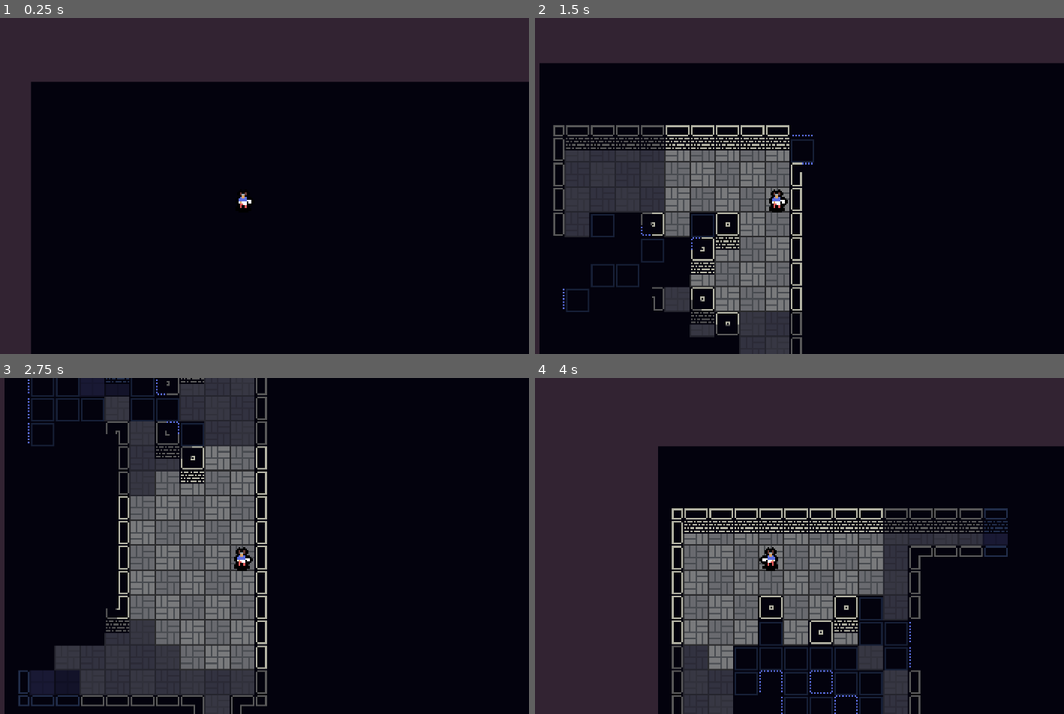
Above: before the commit, frames 1-4 (two rows, left to right).
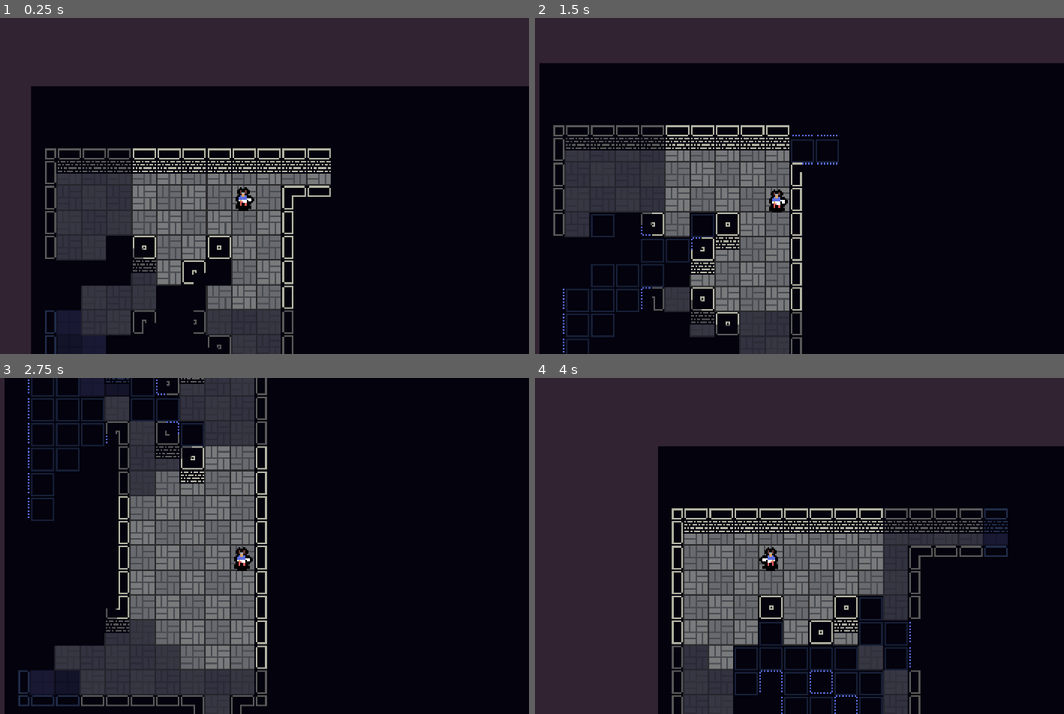
Above: after the commit, the same moments.

Repository: Basher006/path-of-rouge_godot
Game: Godot game, scene res://app/scenes/world.tscn
Two runs of this game, one before a commit and one after it. Both use one fixed random seed, a clock stepped at 60 frames per second and the inputs below. The project has no main scene, so this scene is started directly.
Inputs:
- Up to frame 1 (0.25 s): no input
- Up to frame 2 (1.5 s): hold Right (Right) 0.53-1.28 s; tap Enter at 1.25 s; hold Down (Down) from 1.28 s (still down)
- Up to frame 3 (2.75 s): release Down (Down) at 2.03 s; hold Right (Right) from 2.03 s (still down)
- Up to frame 4 (4 s): tap Space at 2.75 s; release Right (Right) at 2.78 s; hold Up (Up) 2.78-3.53 s; hold Left (Left) from 3.53 s (still down)

The runs differ from the first frame. In frame 1, 21% of the frame differs, in the area x 5-100%, y 18-100%; in frame 2, 0.6%; in frame 3, 0.5%; in frame 4, nothing differs.

Commit message:
fix player init

Diff:
--- a/app/scenes/world.tscn
+++ b/app/scenes/world.tscn
@@ -2,14 +2,15 @@
 
 [ext_resource type="Script" uid="uid://bimi6uxc8n3vh" path="res://app/scipts/TileMap/MapRenderer.gd" id="1_367eh"]
 [ext_resource type="Texture2D" uid="uid://b4fqiyyp0dclb" path="res://app/assets/sprites/player.png" id="1_aou6w"]
-[ext_resource type="Script" uid="uid://jt477i5f2ei4" path="res://app/scipts/world.gd" id="1_oqxhb"]
+[ext_resource type="Script" uid="uid://jt477i5f2ei4" path="res://app/scipts/World.gd" id="1_oqxhb"]
 [ext_resource type="TileSet" uid="uid://cxu7r1xpib04c" path="res://app/assets/FloorTileSet.tres" id="2_2xy6x"]
 [ext_resource type="TileSet" uid="uid://u4047s1arilt" path="res://app/assets/WallsTileSet.tres" id="3_oqxhb"]
 [ext_resource type="Script" uid="uid://d0nvd1ndq83pj" path="res://app/scipts/Player.gd" id="5_axaug"]
 
-[node name="World" type="Node2D" node_paths=PackedStringArray("map_renderer")]
+[node name="World" type="Node2D" node_paths=PackedStringArray("map_renderer", "player")]
 script = ExtResource("1_oqxhb")
 map_renderer = NodePath("TileMap")
+player = NodePath("Player")
 
 [node name="TileMap" type="Node" parent="." node_paths=PackedStringArray("floor_layer", "walls_layer")]
 script = ExtResource("1_367eh")
--- a/app/scipts/Player.gd
+++ b/app/scipts/Player.gd
@@ -1,5 +1,6 @@
 # res://app/scipts/Player.gd
 # Player script for movement and light handling.
+class_name Player
 extends Node2D
 
 const LIGHT_SOURCE_PREFAB: PackedScene = preload("res://app/scenes/light_source_component.tscn")
@@ -14,7 +15,10 @@
 var light_component: LightSourceComponent
 
 
-func _ready() -> void:
+func init(pos: Vector2) -> void:
+	# Move player to init position.
+	position = G.grid_to_world(pos)
+
 	# Add light source component.
 	var light_instance: LightSourceComponent = LIGHT_SOURCE_PREFAB.instantiate()
 	add_child(light_instance)
@@ -30,8 +34,6 @@
 	move_timer.timeout.connect(_on_move_timer_timeout)
 
 	# Debug: Move to starting position.
-	global_position = Vector2(128, 68)  # Use Vector2 for position
-
 
 func _process(_delta: float) -> void:
 	var input_dir: Vector2 = get_input_direction()
--- a/app/scipts/world.gd
+++ b/app/scipts/world.gd
@@ -4,6 +4,7 @@
 extends Node2D
 
 @export var map_renderer: MapRenderer
+@export var player: Player
 
 
 func _ready() -> void:
@@ -23,3 +24,4 @@
 	GridManager.level = level
 	GridManager.map_level()
 	GridManager.draw_full_level()
+	player.init(Vector2i(8, 4))
